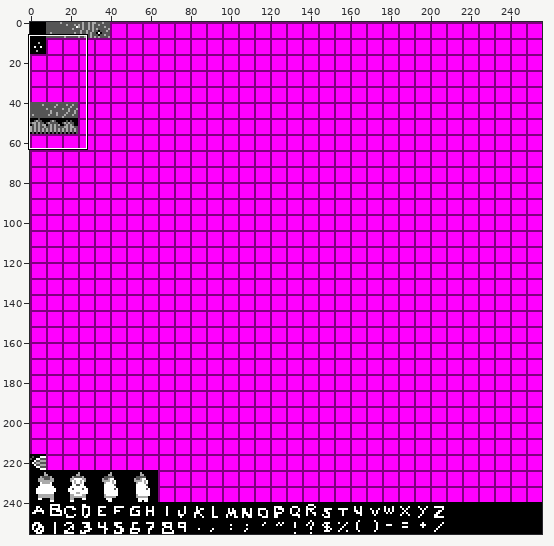
A sprite sheet gets an edit: 2dGame/res/sprite_sheet.png. Above, an overview of the earlier version with the close-up marked.
Close-up. As it was:
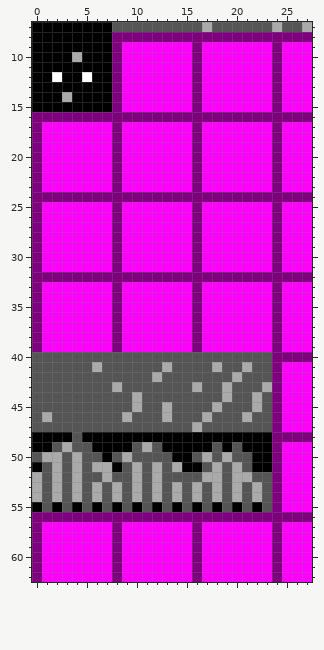
The file is 256x256 pixels. Shown: x 0..27, y 7..62.
The same view after the edit:
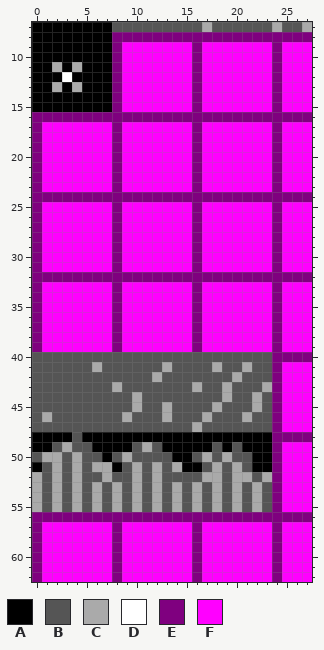
Palette (. is transparent): A #000000  B #555555  C #aaaaaa  D #ffffff  E #7f007f  F #ff00ff
Change:
@@ x 0..7 @@
  9 AAAAAAAA
-10 AAAACAAA
-11 AAAAAAAA
-12 AADAADAA
-13 AAAAAAAA
-14 AAACAAAA
+10 AAAAAAAA
+11 AACACAAA
+12 AAADAAAA
+13 AACACAAA
+14 AAAAAAAA
 15 AAAAAAAA
@@ x 0..27 @@
 51 ABCBCBCCABCBCBCAABCBCBAAEFFF
-52 CBCBCBBCBBCBCBBBBCCBCCBBEFFF
+52 CBCBCBBCBBCBCBBBBCCBCCBCEFFF
 53 CBCBCBCBCBCBCBCBCBCBCBCBEFFF
 54 CBCBCBCBCBCBCBCBCBCBCBCBEFFF
-55 ABABABABABABABABABABABABEFFF
+55 CBCBCBCBCBCBCBCBCBCBCBCBEFFF
 56 EEEEEEEEEEEEEEEEEEEEEEEEEEEE
Where, in picture pixels (left, top, right, bottom), the same in both close-ups:
changed: (52, 52, 92, 102)
changed: (32, 472, 272, 512)
